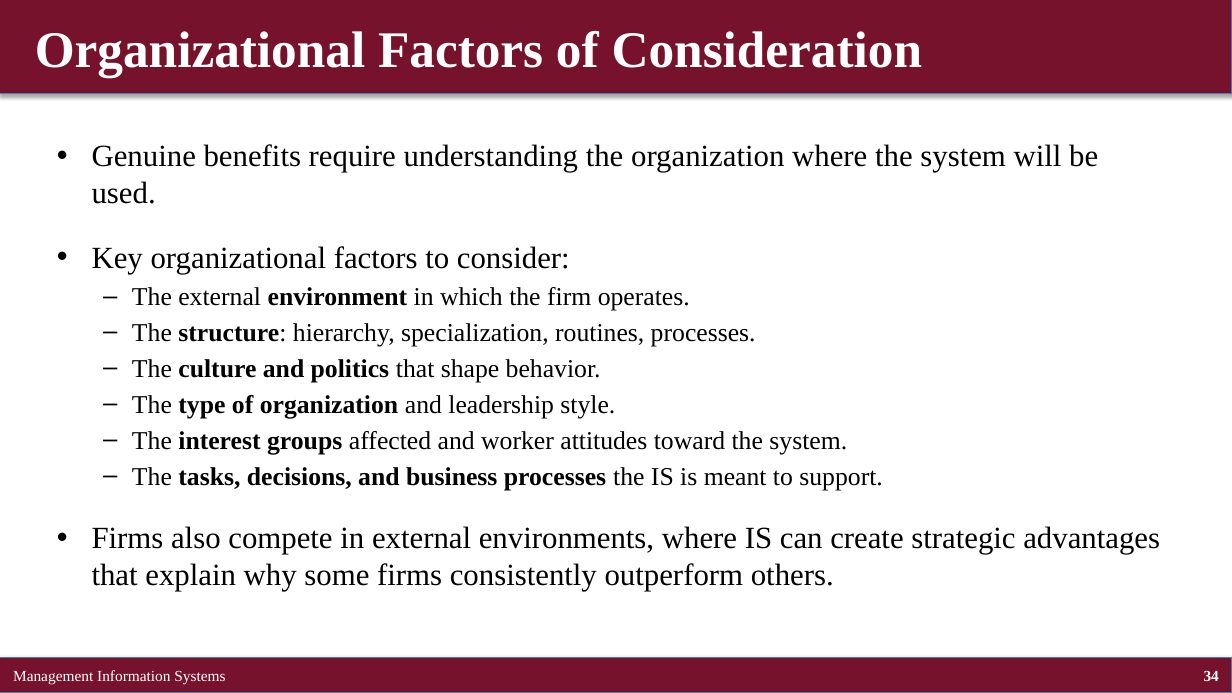
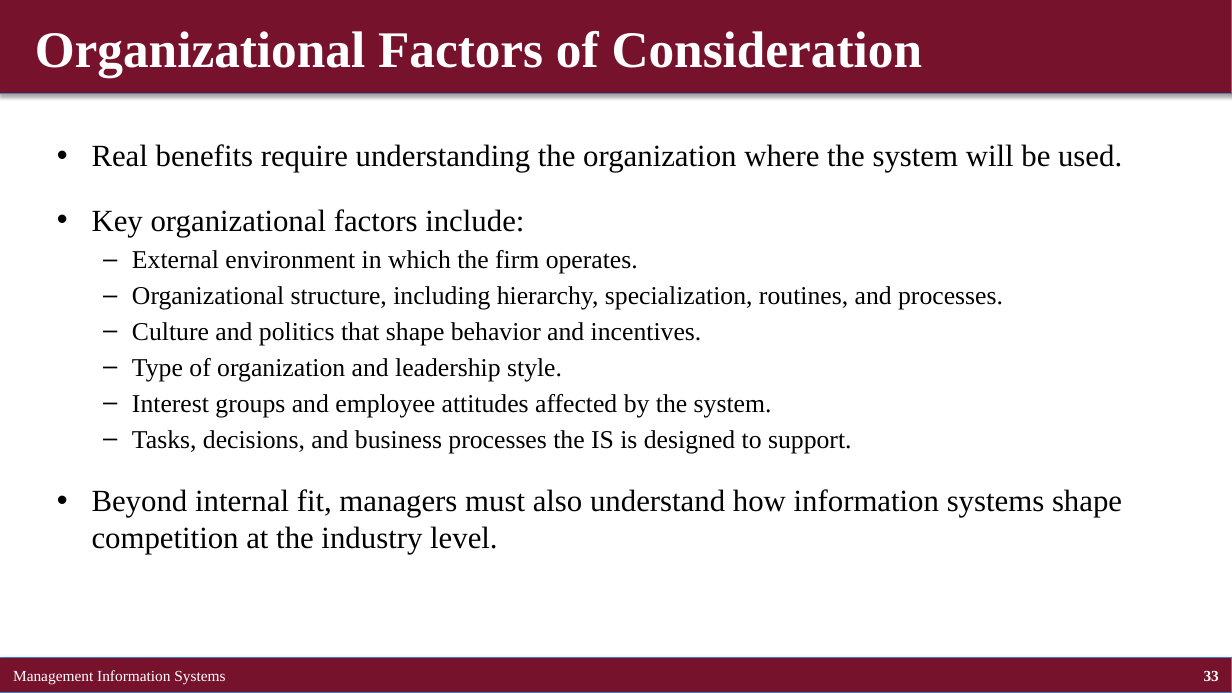
Before and after one commit to brianhwpark/brianhwpark.github.io, a slide deck: slide 33 of files/teaching-resources/concordiacollege-busn-315/busn-315-lecture-note/busn315-ch03.pptx (slide 34 before the commit). Drawn at 1232x693 pixels with LibreOffice and Linux fonts; fonts in the diff are those of the drawing. Boxes give left, top, right and bottom in pixels: in the first picture for what was removed or moved away, otherwise in the second. Text is boxed around its words. In the diff, an @@ line names an element or a change of style, - is before the commit and + after.

```diff
--- a/files/teaching-resources/concordiacollege-busn-315/busn-315-lecture-note/busn315-ch03.pptx
+++ b/files/teaching-resources/concordiacollege-busn-315/busn-315-lecture-note/busn315-ch03.pptx
@@ text at (x1=92, y1=144, x2=1122, y2=554): text changed @@
-• Genuine benefits require understanding the organization where the system will be used.
-• Key organizational factors to consider:
-  – The external environment in which the firm operates.
-  – The structure: hierarchy, specialization, routines, processes.
-  – The culture and politics that shape behavior.
-  – The type of organization and leadership style.
-  – The interest groups affected and worker attitudes toward the system.
-  – The tasks, decisions, and business processes the IS is meant to support.
-• Firms also compete in external environments, where IS can create strategic advantages that explain why some firms consistently outperform others.
+• Real benefits require understanding the organization where the system will be used.
+• Key organizational factors include:
+  – External environment in which the firm operates.
+  – Organizational structure, including hierarchy, specialization, routines, and processes.
+  – Culture and politics that shape behavior and incentives.
+  – Type of organization and leadership style.
+  – Interest groups and employee attitudes affected by the system.
+  – Tasks, decisions, and business processes the IS is designed to support.
+• Beyond internal fit, managers must also understand how information systems shape competition at the industry level.
@@ page number at (x1=1204, y1=671, x2=1219, y2=681): text changed @@
-34
+33
```
Also in this commit, not shown: 46 other slides changed, 5 slides added, 5 slides removed, 8 other files.
